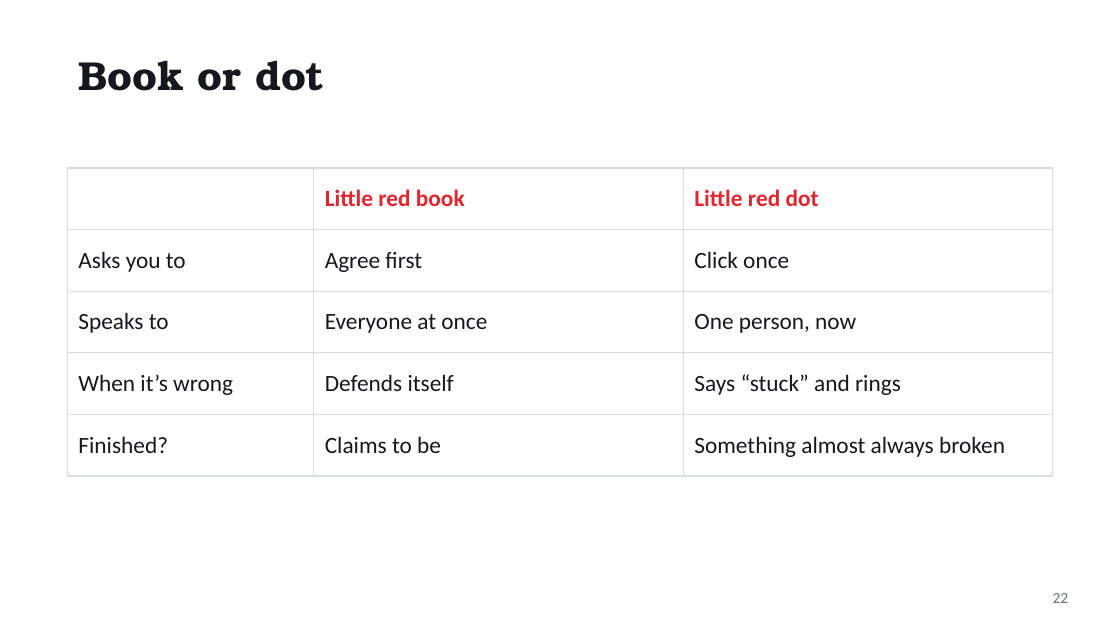
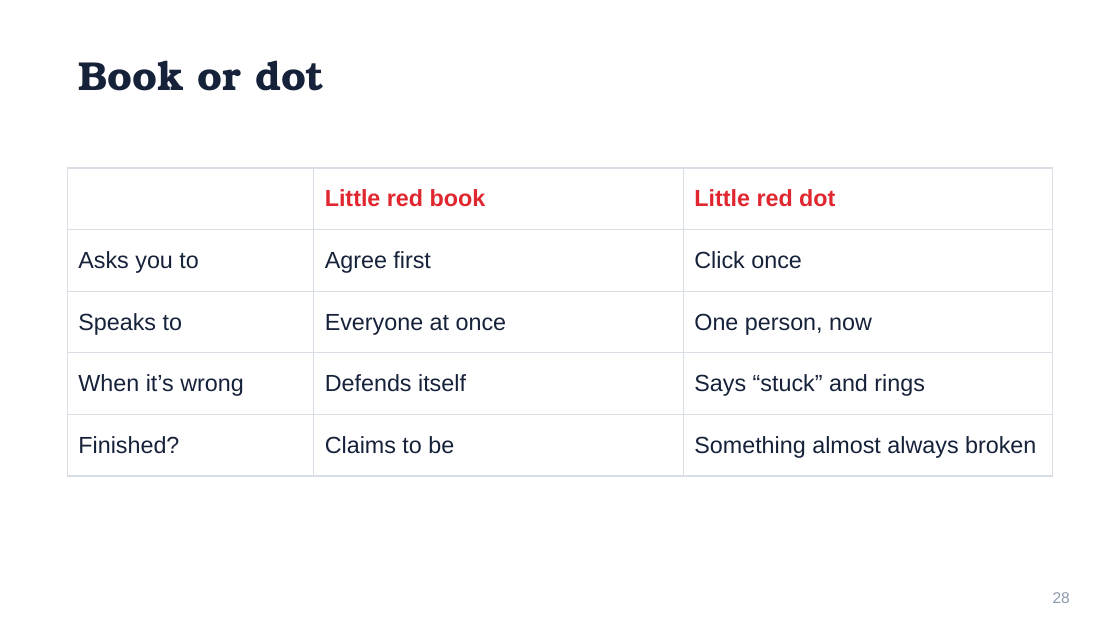
Before and after one commit to asaaab/asaaab.com, a slide deck: slide 28 of whimzmaxx/decks/The-Diary.pptx (slide 22 before the commit). Drawn at 1120x630 pixels with LibreOffice and Linux fonts; fonts in the diff are those of the drawing. Boxes give left, top, right and bottom in pixels: in the first picture for what was removed or moved away, otherwise in the second. Text is boxed around its words. In the diff, an @@ line names an element or a change of style, - is before the commit and + after.

```diff
--- a/whimzmaxx/decks/The-Diary.pptx
+++ b/whimzmaxx/decks/The-Diary.pptx
@@ title "Book or dot" at (78, 60, 324, 91): text colour #17181D to #16213A @@
@@ table at (67, 168, 1053, 462) @@
@@ font Calibri to Arial @@
@@ text colour #17181D to #16213A in "Asks you to", "Agree first", "Click once", "Speaks to" and 8 more places @@
@@ page number at (1053, 592, 1070, 603): text changed; font Calibri to Arial; text colour #6C7280 to #8C98AE @@
-22
+28
```
Also in this commit, not shown: 28 other slides changed, 6 slides added, 2 other files.
